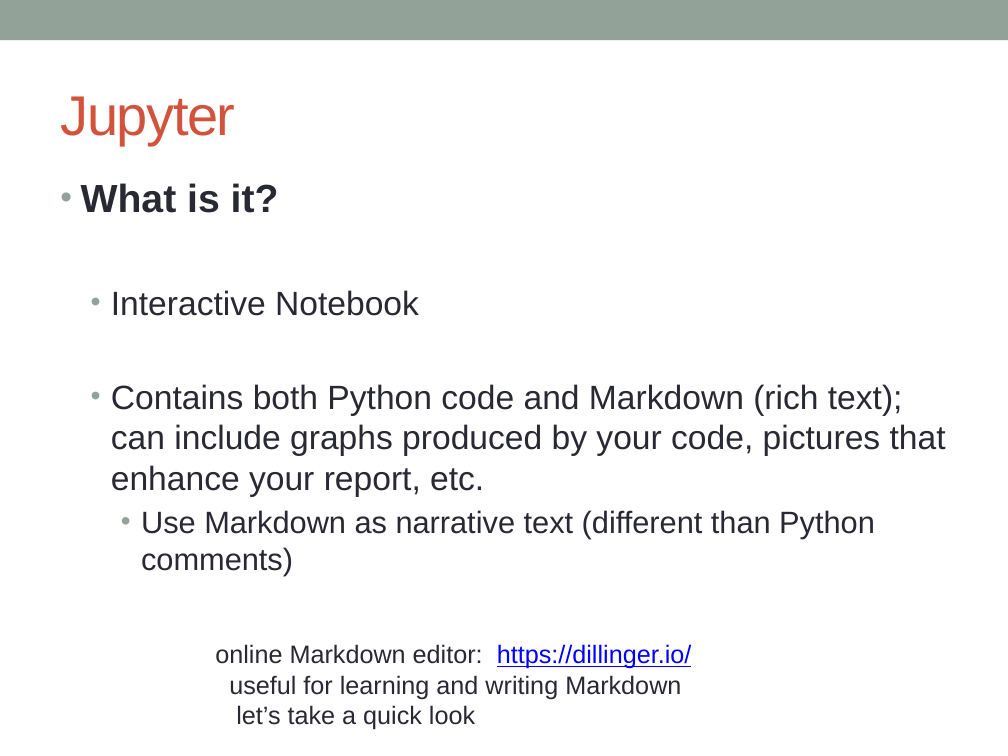
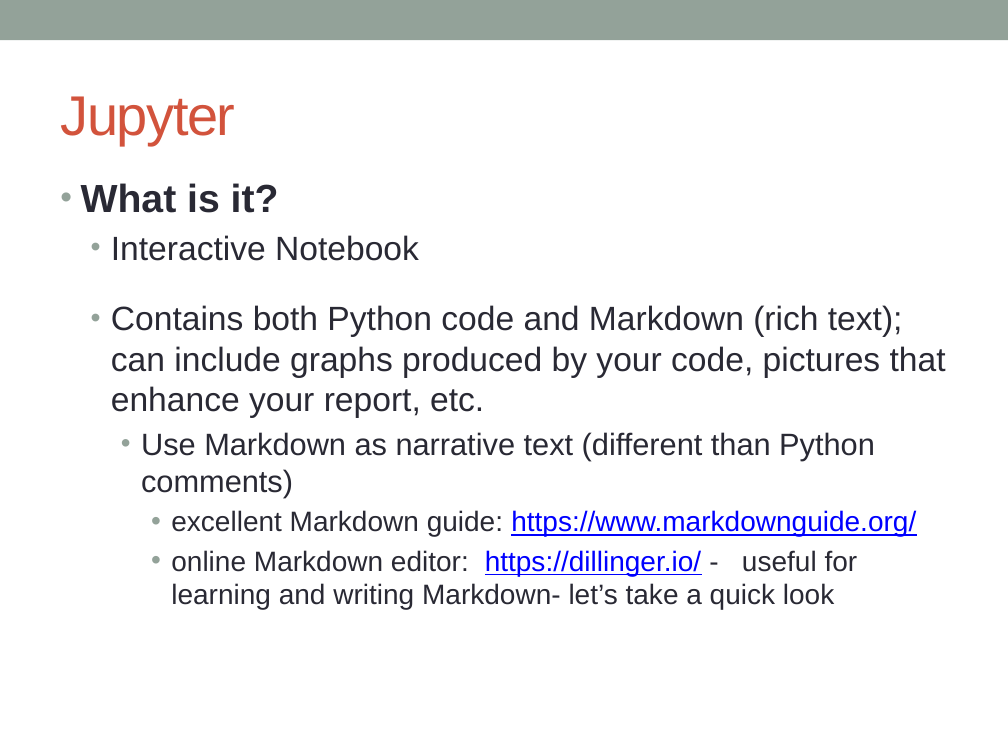
Before and after one commit to prof-frommer/info_sys_course, a slide deck: slide 2 of LEC/lec01-course-overview-jupyter/IS_Class1__JupyterNotebook.pptx. Drawn at 1008x756 pixels with LibreOffice and Linux fonts; fonts in the diff are those of the drawing. Boxes give left, top, right and bottom in pixels: in the first picture for what was removed or moved away, otherwise in the second. Text is boxed around its words. In the diff, an @@ line names an element or a change of style, - is before the commit and + after.

Commit message:
added hw01, minor edit to lec01 jupyter PPT

```diff
--- a/LEC/lec01-course-overview-jupyter/IS_Class1__JupyterNotebook.pptx
+++ b/LEC/lec01-course-overview-jupyter/IS_Class1__JupyterNotebook.pptx
@@ text at (171,510,916,609): paragraphs added @@
+      • excellent Markdown guide: https://www.markdownguide.org/
+      • online Markdown editor: https://dillinger.io/ - useful for learning and writing Markdown- let’s take a quick look
@@ text removed at (215,644,692,730) @@
-online Markdown editor: https://dillinger.io/
-useful for learning and writing Markdown
-let’s take a quick look
```
Also in this commit, not shown: 3 other files.
